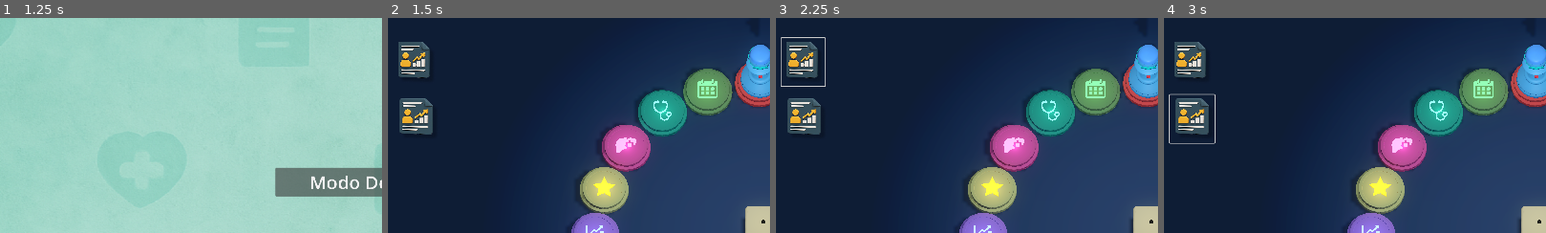
Above: before the commit, frames 1-4 (left to right).
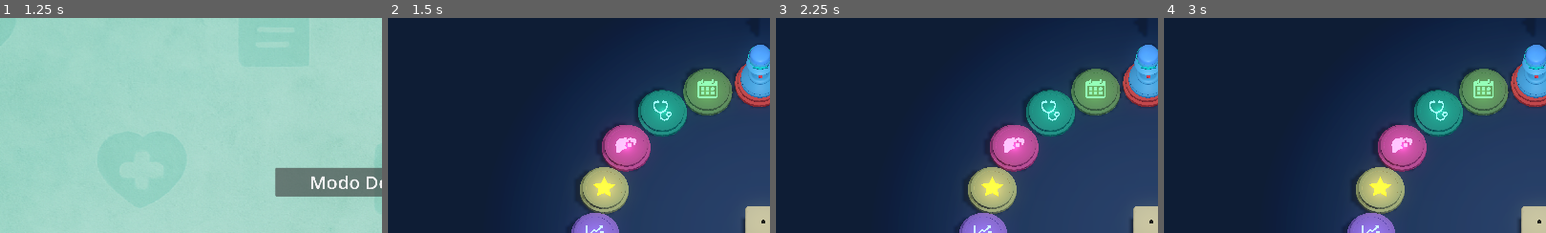
Above: after the commit, the same moments.

Repository: elmartipro/LudoclinicaI
Game: Godot game, scene res://UI/pantalla_de_incio.tscn
Two runs of this game, one before a commit and one after it. Both use one fixed random seed, a clock stepped at 60 frames per second and the inputs below.
Inputs (mouse positions are % of the whole screen's width and height, from its top left):
- Up to frame 1 (1.25 s): click "Jugar" at 0.5 s
- Up to frame 2 (1.5 s): click "Modo De Juego 1" at 1.25 s
- Up to frame 3 (2.25 s): click (3, 10) at 2.02 s
- Up to frame 4 (3 s): click (4, 23) at 2.77 s
The pictures show only the part of the screen within x 0-50%, y 0-50%; the shares and areas given below are measured in that part.

Frame 1 is identical in both runs. In frame 2, 2.7% of the frame differs, in the area x 2-12%, y 11-55%; in frame 3, 2.9%; in frame 4, 2.9%, in the area x 1-14%, y 11-59%.
Error before the commit: Invalid assignment of property or key 'visible' with value of type 'bool' on a base object of type 'null instance'. (res://levels/control.gd:9)

Commit message:
Stability

Diff:
--- a/Assets/Dice/Dice.tscn
+++ b/Assets/Dice/Dice.tscn
@@ -1,10 +1,9 @@
-[gd_scene load_steps=9 format=3 uid="uid://bky2qlnu210xn"]
+[gd_scene load_steps=8 format=3 uid="uid://bky2qlnu210xn"]
 
 [ext_resource type="Script" uid="uid://c0gukvfg2yll8" path="res://Assets/Dice/dice.gd" id="1_0gri7"]
 [ext_resource type="ArrayMesh" uid="uid://n7f6x74pg8un" path="res://Assets/Dice/Dice.obj" id="1_y4aql"]
 [ext_resource type="PackedScene" uid="uid://c4pyewax2yche" path="res://Assets/Dice/dice_raycast.tscn" id="3_q0816"]
 [ext_resource type="AudioStream" uid="uid://dlbkkwlcyr0tp" path="res://Musica y Audios/DiceCollision.mp3" id="4_hxcw4"]
-[ext_resource type="Script" uid="uid://nkdntcfagla6" path="res://Assets/Dice/audio_stream_player.gd" id="5_ch4jn"]
 
 [sub_resource type="PhysicsMaterial" id="PhysicsMaterial_q0816"]
 bounce = 0.3
@@ -58,6 +57,5 @@
 
 [node name="AudioStreamPlayer" type="AudioStreamPlayer" parent="."]
 stream = ExtResource("4_hxcw4")
-script = ExtResource("5_ch4jn")
 
 [connection signal="sleeping_state_changed" from="." to="." method="_on_sleeping_state_changed"]
--- a/Assets/Dice/audio_stream_player.gd
+++ /dev/null
@@ -1,4 +0,0 @@
-extends AudioStreamPlayer
-
-var start_time = 0.32 # segundos desde donde quieres empezar
-var duration = 0.20    # duración del fragmento
--- a/Assets/Dice/dice.gd
+++ b/Assets/Dice/dice.gd
@@ -10,7 +10,7 @@
 var centering = false
 var rolled_value : int = 0
 var can_emit = false
-var min_collision_force =  0.000001  #Minimum force needed to play sound
+var min_collision_force =  0.1  #Minimum force needed to play sound
 
 signal roll_finished(rolled_value)
 
@@ -94,4 +94,14 @@
 		# Only play if force is significant and sound isn't already playing
 		if collision_force > min_collision_force and not collision_sound.playing:
 			print("Playing collision sound - Force: ", collision_force)
-			collision_sound.play()
+
+			var start_time := 0.32
+			var end_time := 0.52
+			var play_duration := end_time - start_time
+
+			collision_sound.play(start_time)  # start from 0.32
+
+			# Schedule stop after 0.2 seconds
+			await get_tree().create_timer(play_duration).timeout
+			if collision_sound.playing:
+				collision_sound.stop()
--- a/levels/control.gd
+++ /dev/null
@@ -1,22 +0,0 @@
-extends Control
-
-@onready var ventana = $CanvasLayer/VentanaEmergente
-@onready var texto_ventana = $CanvasLayer/VentanaEmergente/TextoVentana
-@onready var boton_mostrar = $CanvasLayer/MostrarVentana
-@onready var boton_cerrar = $CanvasLayer/VentanaEmergente/CerrarVentana
-
-func _ready():
-	ventana.visible = false
-	boton_mostrar.pressed.connect(_on_mostrar_ventana)
-	boton_cerrar.pressed.connect(_on_cerrar_ventana)
-
-func _on_mostrar_ventana():
-	texto_ventana.text = "🩺 ¡Bienvenido a Ludoclínica!"
-	ventana.popup_centered()  # Muestra la ventana centrada
-
-func _on_cerrar_ventana():
-	ventana.hide()
-
-
-func _on_button_pressed() -> void:
-	get_tree().change_scene_to_file("res://UI/pantalla_de_incio.tscn")
--- a/levels/main.tscn
+++ b/levels/main.tscn
@@ -14,9 +14,6 @@
 [ext_resource type="ArrayMesh" uid="uid://bbkn8k1v5jo4v" path="res://Assets/Podium/podiumG.obj" id="11_21ko3"]
 [ext_resource type="Material" uid="uid://dgoskvw825aug" path="res://Materials/neon.tres" id="12_c7dyn"]
 [ext_resource type="ArrayMesh" uid="uid://crepwd8p8e6n8" path="res://Assets/Podium/PodiumH.obj" id="13_1fput"]
-[ext_resource type="Script" path="res://levels/control.gd" id="14_6yxbg"]
-[ext_resource type="FontFile" uid="uid://4ttfqhjaviyd" path="res://UI/Artifex.otf" id="15_4fc0e"]
-[ext_resource type="Texture2D" uid="uid://c7y3qen7kjo8x" path="res://UI/Layer 2 1.png" id="15_21ko3"]
 
 [sub_resource type="BoxShape3D" id="BoxShape3D_wdj6m"]
 size = Vector3(500, 2, 500)
@@ -131,8 +128,6 @@
 emission = Color(0.160214, 0.532824, 0.62444, 1)
 emission_energy_multiplier = 2.04
 
-[sub_resource type="StyleBoxEmpty" id="StyleBoxEmpty_21ko3"]
-
 [node name="Main" type="Node"]
 script = ExtResource("1_wdj6m")
 
@@ -497,72 +492,3 @@
 transform = Transform3D(-0.528912, 0, -0.848677, 0, 1, 0, 0.848677, 0, -0.528912, 0.0243396, 0.59727, 0.0428353)
 light_color = Color(0.928587, 0.463101, 0.218143, 1)
 light_indirect_energy = 0.0
-
-[node name="Control" type="Control" parent="."]
-layout_mode = 3
-anchors_preset = 0
-offset_right = 236.0
-offset_bottom = 83.0
-script = ExtResource("14_6yxbg")
-
-[node name="CanvasLayer" type="CanvasLayer" parent="Control"]
-
-[node name="Button" type="Button" parent="Control/CanvasLayer"]
-anchors_preset = -1
-anchor_right = 0.002
-offset_left = 11.0
-offset_top = 48.0
-offset_right = 117.16
-offset_bottom = 169.0
-flat = true
-
-[node name="Layer21" type="Sprite2D" parent="Control/CanvasLayer/Button"]
-position = Vector2(59.6875, 62.625)
-scale = Vector2(0.530906, 0.522837)
-texture = ExtResource("15_21ko3")
-
-[node name="Button2" type="Button" parent="Control/CanvasLayer"]
-anchors_preset = -1
-anchor_right = 0.002
-offset_left = 12.0
-offset_top = 191.0
-offset_right = 121.16
-offset_bottom = 312.0
-flat = true
-
-[node name="Layer21" type="Sprite2D" parent="Control/CanvasLayer/Button2"]
-position = Vector2(65, 62)
-scale = Vector2(0.554945, 0.519231)
-texture = ExtResource("15_21ko3")
-
-[node name="VBoxContainer" type="VBoxContainer" parent="Control/CanvasLayer"]
-offset_right = 40.0
-offset_bottom = 40.0
-
-[node name="PanelContainer" type="PanelContainer" parent="Control"]
-layout_mode = 0
-offset_left = 257.0
-offset_top = 18.0
-offset_right = 1538.0
-offset_bottom = 108.0
-theme_override_styles/panel = SubResource("StyleBoxEmpty_21ko3")
-
-[node name="Timer" type="Timer" parent="Control/PanelContainer"]
-wait_time = 2.0
-one_shot = true
-autostart = true
-
-[node name="Label" type="Label" parent="Control/PanelContainer"]
-visible = false
-layout_mode = 2
-size_flags_horizontal = 4
-size_flags_vertical = 0
-theme_override_constants/line_spacing = 5
-theme_override_constants/paragraph_spacing = 10
-theme_override_fonts/font = ExtResource("15_4fc0e")
-theme_override_font_sizes/font_size = 20
-text = "    !Bienvenido a Ludo Trivia,  En este Juego vas a refrescar tus Conocimientos¡
-
-"
-
-[connection signal="timeout" from="Control/PanelContainer/Timer" to="." method="_on_timer_timeout"]
Not shown, removed: levels/control.gd.uid
Not shown: 1 places in levels/main.tscn that only renumber resources
